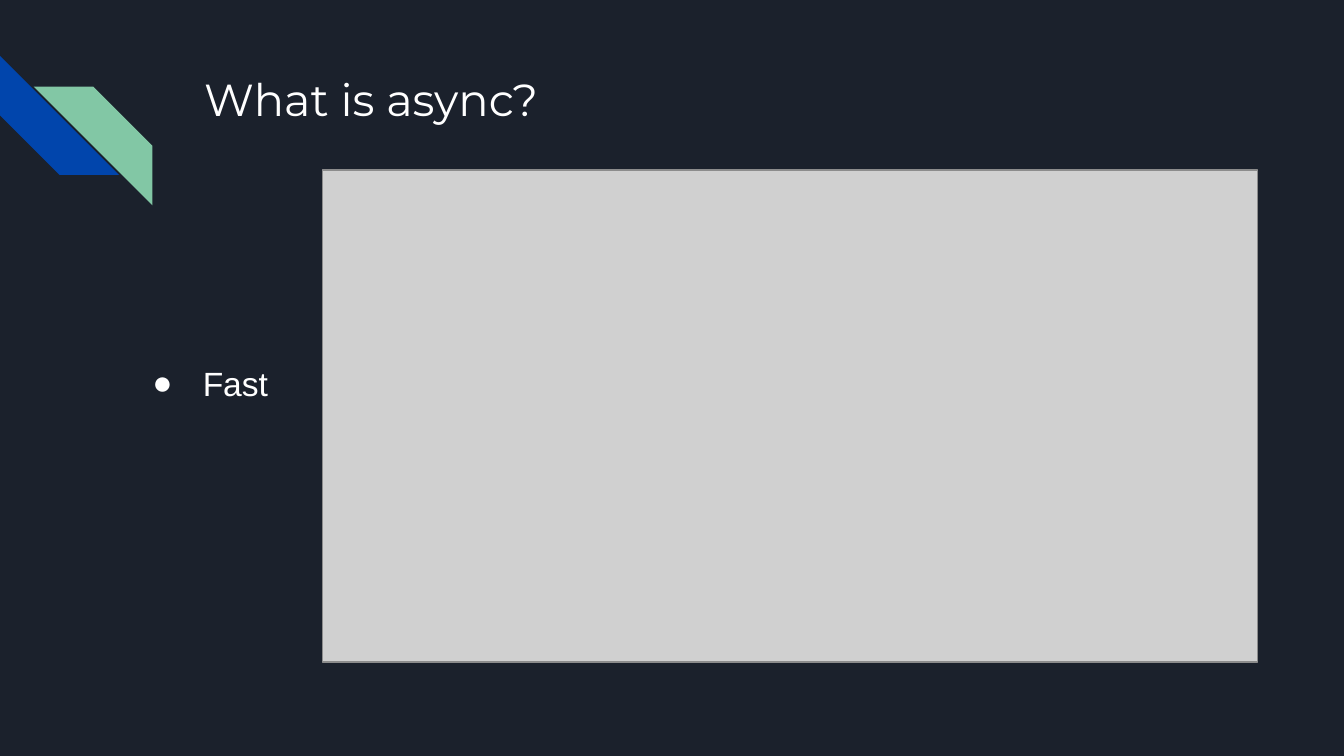
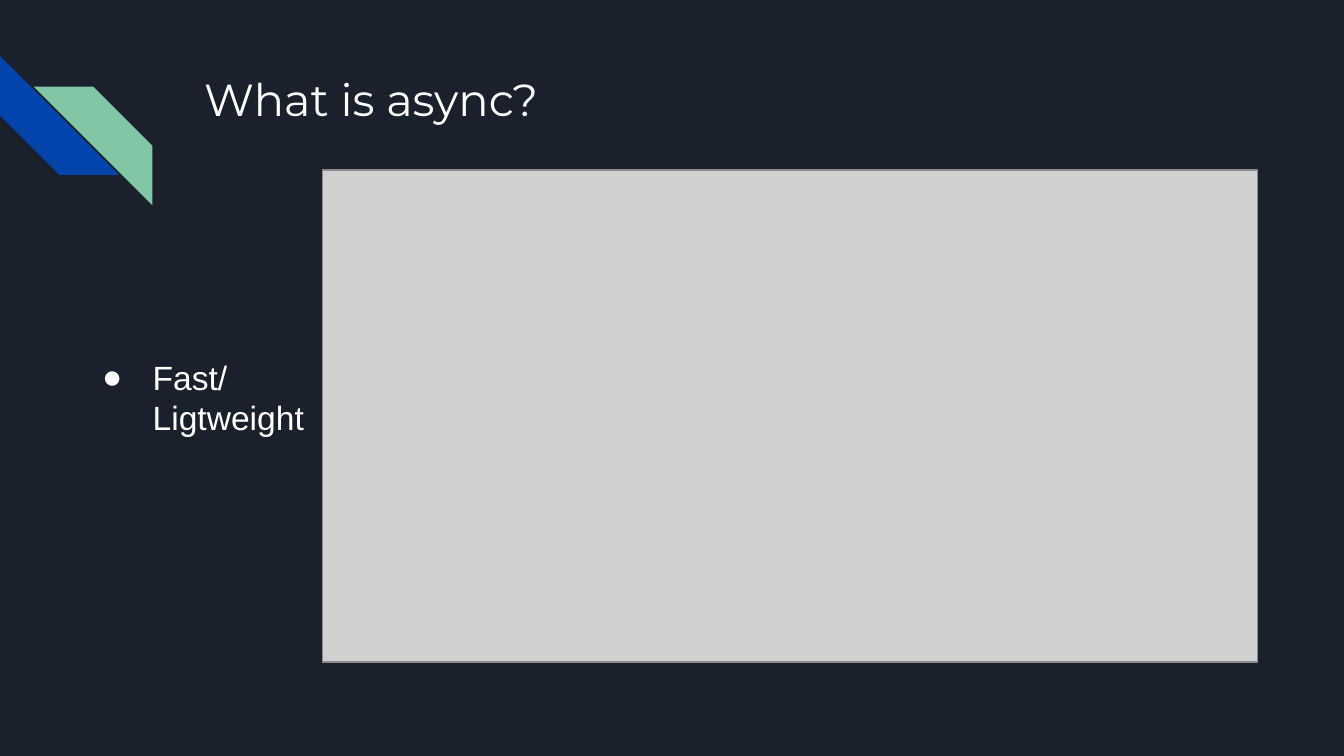
Before and after one commit to tylerjohnhaden/AsyncPresentation, a slide deck: slide 3 of AsyncPresentation.pptx. Drawn at 1344x756 pixels with LibreOffice and Linux fonts; fonts in the diff are those of the drawing; grey boxes stand for pictures. Boxes give left, top, right and bottom in pixels: in the first picture for what was removed or moved away, otherwise in the second. Text is boxed around its words. In the diff, an @@ line names an element or a change of style, - is before the commit and + after.

```diff
--- a/AsyncPresentation.pptx
+++ b/AsyncPresentation.pptx
@@ text at (153, 365, 304, 437): text changed @@
-● Fast
+● Fast/
+Ligtweight
```
Also in this commit, not shown: 2 other slides changed, 14 slides added, 10 slides removed.
